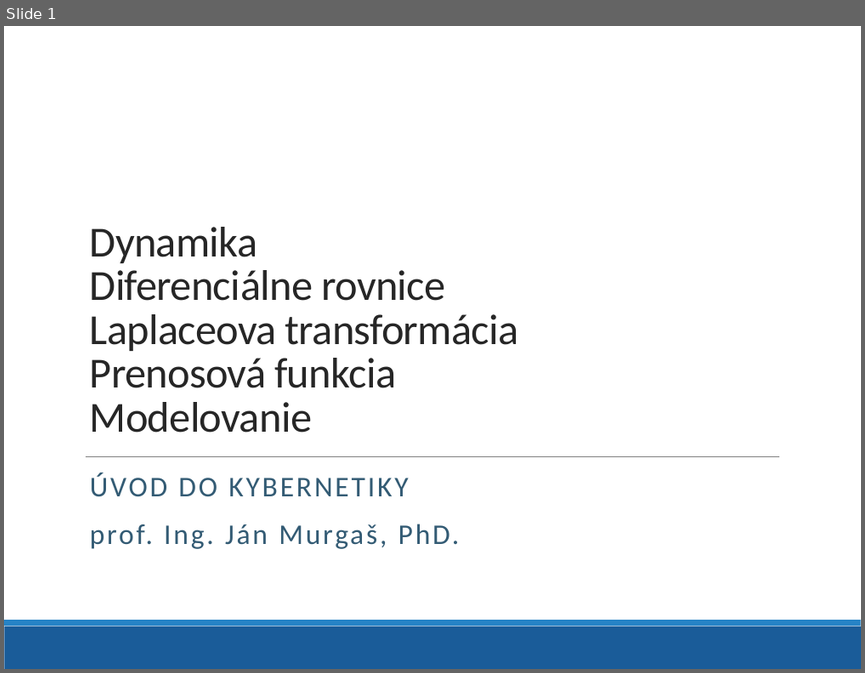
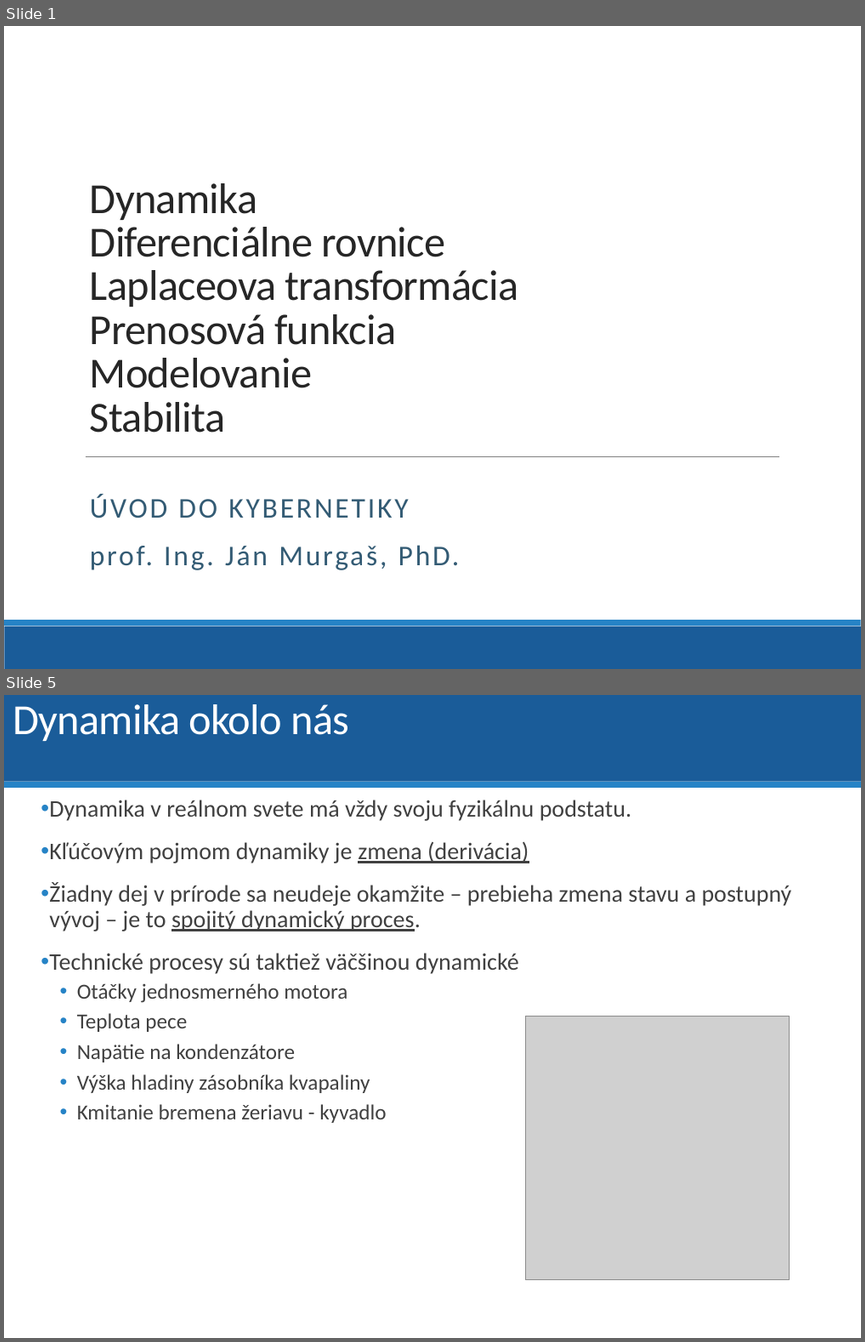
Before and after one commit to dodekm/TeamProjektKybernetika, a slide deck: Nove prednasky/P01_dynamika_dif_rovnice_LPT_prenosova_funkcia_modelovanie.pptx. Shown one above the other, each under a label of ours: slide 1 before the commit, slides 1 and 5 after it; the slides between them are not shown. The pictures are 865x673 and 865x1342 pixels, drawn with LibreOffice and Linux fonts; fonts in the diff are those of the drawing; grey boxes stand for pictures; background and template pictures are left out. Boxes give left, top, right and bottom in pixels: in the first picture for what was removed or moved away, otherwise in the second. Text is boxed around its words. In the diff, an @@ line names an element or a change of style, - is before the commit and + after.

```diff
--- a/Nove prednasky/P01_dynamika_dif_rovnice_LPT_prenosova_funkcia_modelovanie.pptx
+++ b/Nove prednasky/P01_dynamika_dif_rovnice_LPT_prenosova_funkcia_modelovanie.pptx
@@ slide 5 added at bbox=[4, 695, 861, 1338], background #FFFFFF @@
@@ rectangle added at bbox=[4, 695, 861, 782], fill #1A5C99 @@
@@ title added at bbox=[12, 704, 349, 741], 36 pt, text #FFFFFF @@
+Dynamika okolo nás
@@ rectangle added at bbox=[4, 782, 861, 788], fill #2683C6 @@
@@ text added at bbox=[49, 800, 792, 1123], 20 pt, text #404040 @@
+• Dynamika v reálnom svete má vždy svoju fyzikálnu podstatu.
+• Kľúčovým pojmom dynamiky je zmena (derivácia)
+• Žiadny dej v prírode sa neudeje okamžite – prebieha zmena stavu a postupný vývoj – je to spojitý dynamický proces.
+• Technické procesy sú taktiež väčšinou dynamické
+  • Otáčky jednosmerného motora
+  • Teplota pece
+  • Napätie na kondenzátore
+  • Výška hladiny zásobníka kvapaliny
+  • Kmitanie bremena žeriavu - kyvadlo
@@ picture added at bbox=[526, 1016, 789, 1279] @@
@@ slide 1 changed as well @@
@@ title at bbox=[90, 183, 519, 432]: text changed @@
-Dynamika
-Diferenciálne rovnice
-Laplaceova transformácia
-Prenosová funkcia
-Modelovanie
+Dynamika
+Diferenciálne rovnice
+Laplaceova transformácia
+Prenosová funkcia
+Modelovanie
+Stabilita
@@ subtitle "ÚVOD DO KYBERNETIKY": place and size @@
-subtitle "ÚVOD DO KYBERNETIKY" at bbox=[90, 473, 460, 549]
+subtitle "ÚVOD DO KYBERNETIKY" at bbox=[90, 494, 460, 570]
```
Also in this commit, not shown: 39 other slides added, 5 slides removed, 2 other files.
